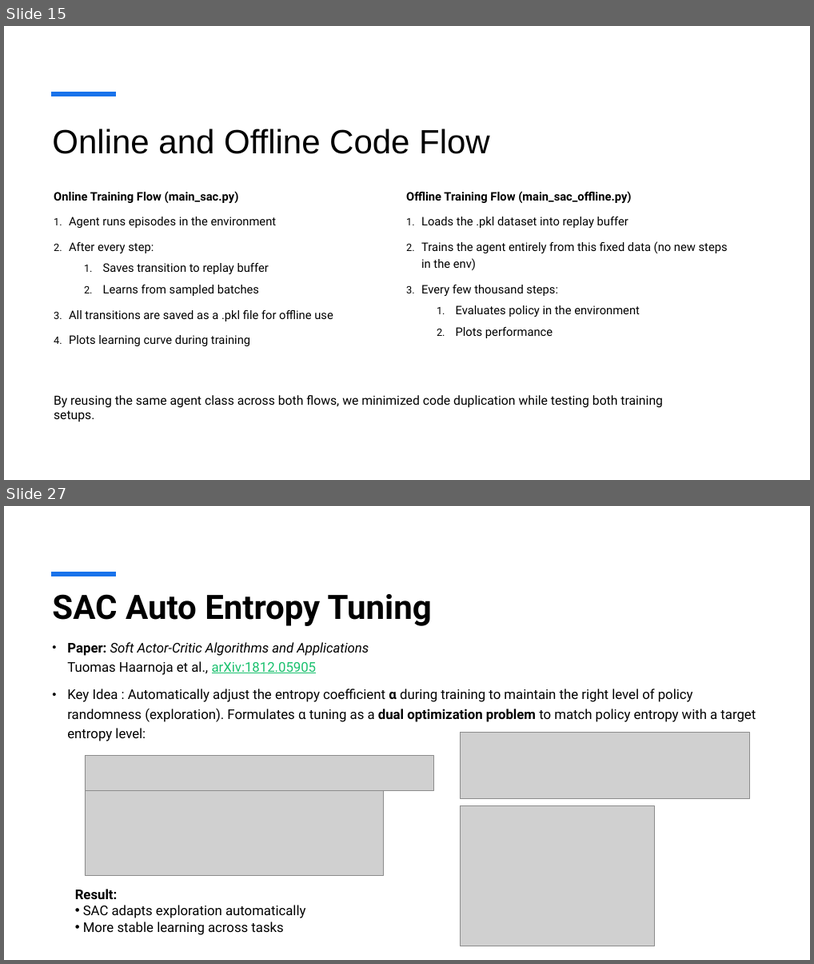
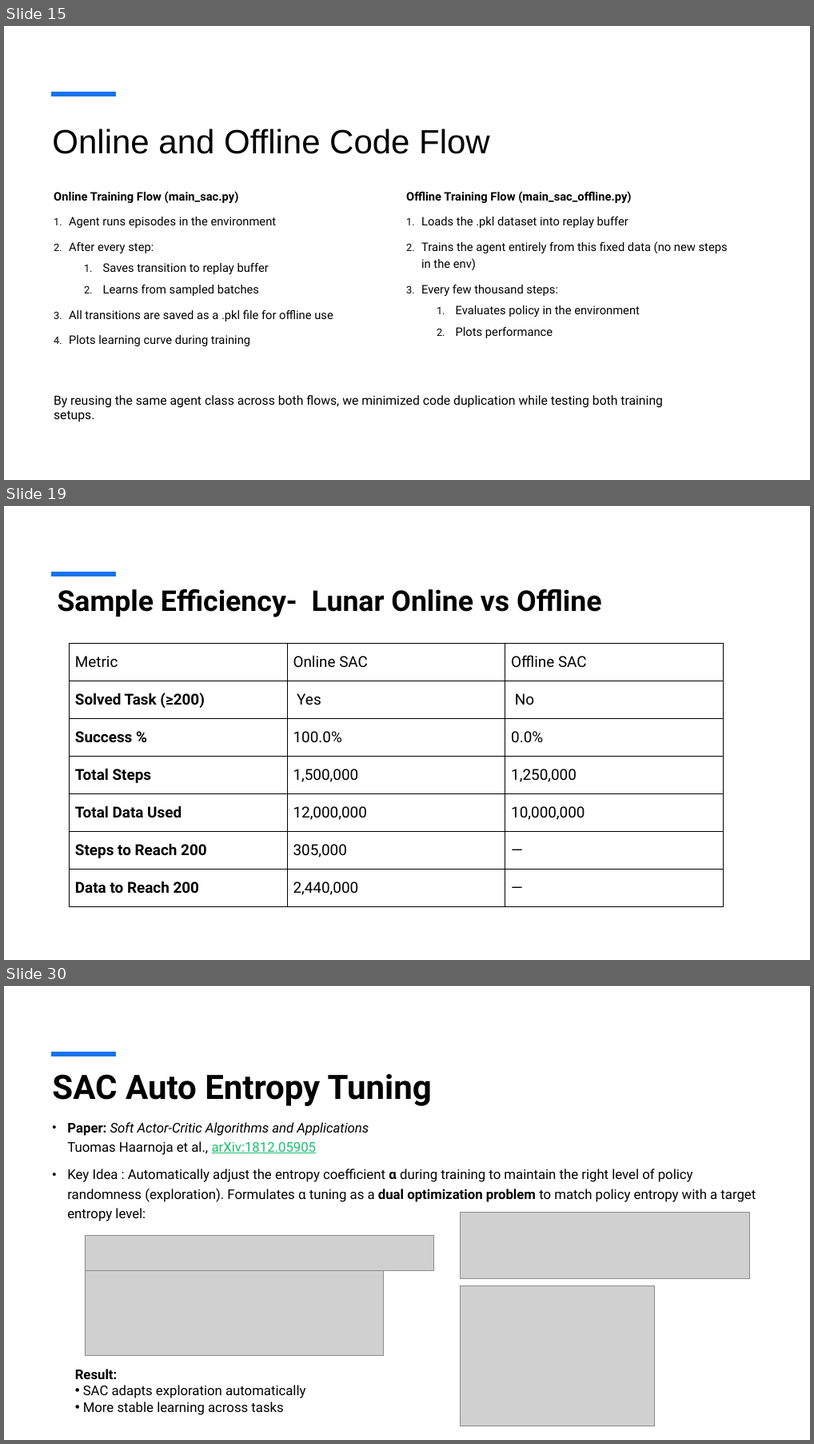
Before and after one commit to viszwak/rl-sample-efficiency, a slide deck: investigations/presentation/SAC.pptx. Shown one above the other, each under a label of ours: slides 15 and 27 before the commit, slides 15, 19 and 30 after it; the slides between them are not shown. The pictures are 814x964 and 814x1444 pixels, drawn with LibreOffice and Linux fonts; fonts in the diff are those of the drawing; grey boxes stand for pictures. Boxes give left, top, right and bottom in pixels: in the first picture for what was removed or moved away, otherwise in the second. Text is boxed around its words. In the diff, an @@ line names an element or a change of style, - is before the commit and + after.

```diff
--- a/investigations/presentation/SAC.pptx
+++ b/investigations/presentation/SAC.pptx
@@ slide 19 added at (x1=4, y1=506, x2=810, y2=960), background #FFFFFF @@
@@ line added from (51, 574) to (116, 574), #1973EB 6 pt @@
@@ title added at (x1=58, y1=589, x2=602, y2=617), 34 pt, text #000000, bold @@
+Sample Efficiency- Lunar Online vs Offline
@@ table added at (x1=70, y1=643, x2=725, y2=907), 7 rows, 3 columns @@
+Metric | Online SAC | Offline SAC
+Solved Task (≥200) | Yes | No
+Success % | 100.0% | 0.0%
+Total Steps | 1,500,000 | 1,250,000
+Total Data Used | 12,000,000 | 10,000,000
+Steps to Reach 200 | 305,000 | —
+Data to Reach 200 | 2,440,000 | —
@@ what was slide 27 is now slide 30 @@
```
Also in this commit, not shown: 3 slides changed, 11 other slides added, 9 slides removed, 1 other file.
